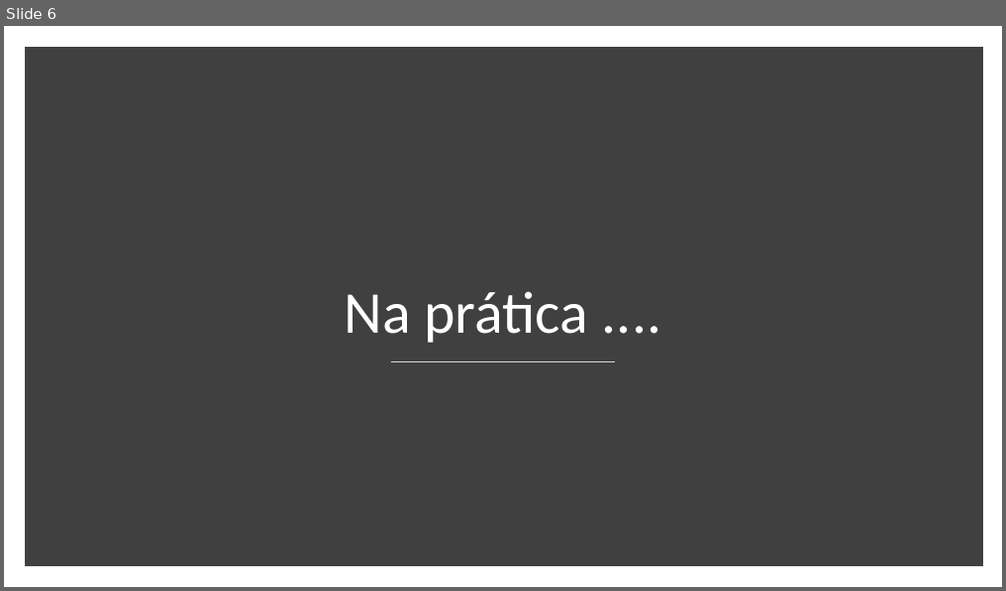
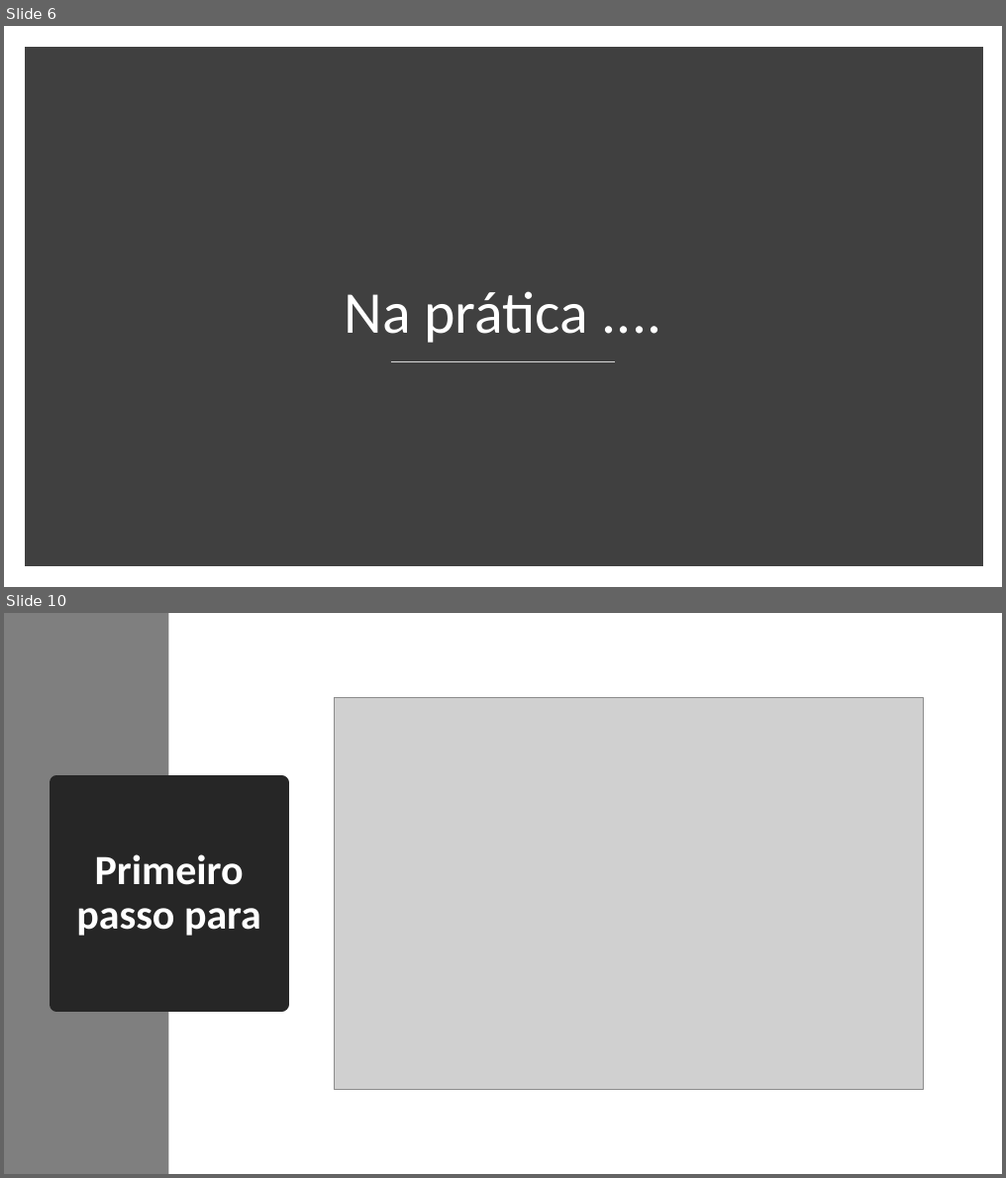
Before and after one commit to DOTNETPOA/DDDExemplo, a slide deck: DDD_A_Missao.pptx. Shown one above the other, each under a label of ours: slide 6 before the commit, slides 6 and 10 after it; the slides between them are not shown. The pictures are 1006x591 and 1006x1178 pixels, drawn with LibreOffice and Linux fonts; fonts in the diff are those of the drawing; grey boxes stand for pictures. Boxes give left, top, right and bottom in pixels: in the first picture for what was removed or moved away, otherwise in the second. Text is boxed around its words. In the diff, an @@ line names an element or a change of style, - is before the commit and + after.

```diff
--- a/DDD_A_Missao.pptx
+++ b/DDD_A_Missao.pptx
@@ slide 10 added at (4,613,1002,1174), background #FFFFFF @@
@@ rectangle added at (4,613,168,1174), fill #7F7F7F @@
@@ picture added at (335,697,924,1090) @@
@@ title added at (56,783,282,1004), fill #262626, outline #262626 13.75 pt, 40 pt, text #FFFFFF, bold @@
+Primeiro passo para
```
Also in this commit, not shown: 3 other slides added, 1 slide removed, 1 other file.
